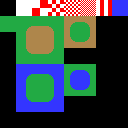
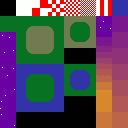
Layered file, before and after one edit (128 x 128). Changes by layer:
painted on "Tiles" over [0, 0, 128, 128]
painted on "Background" over [0, 0, 128, 128]
